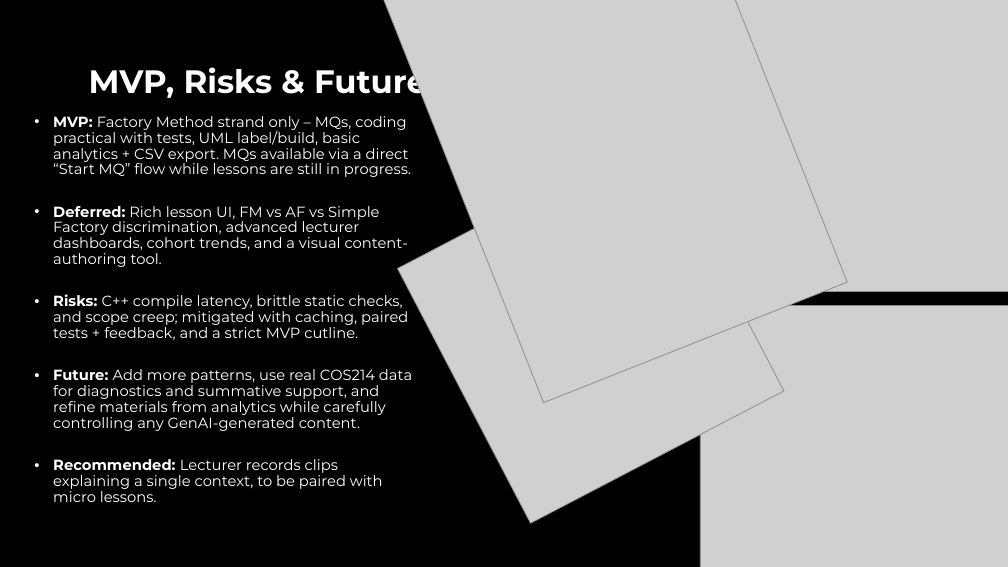
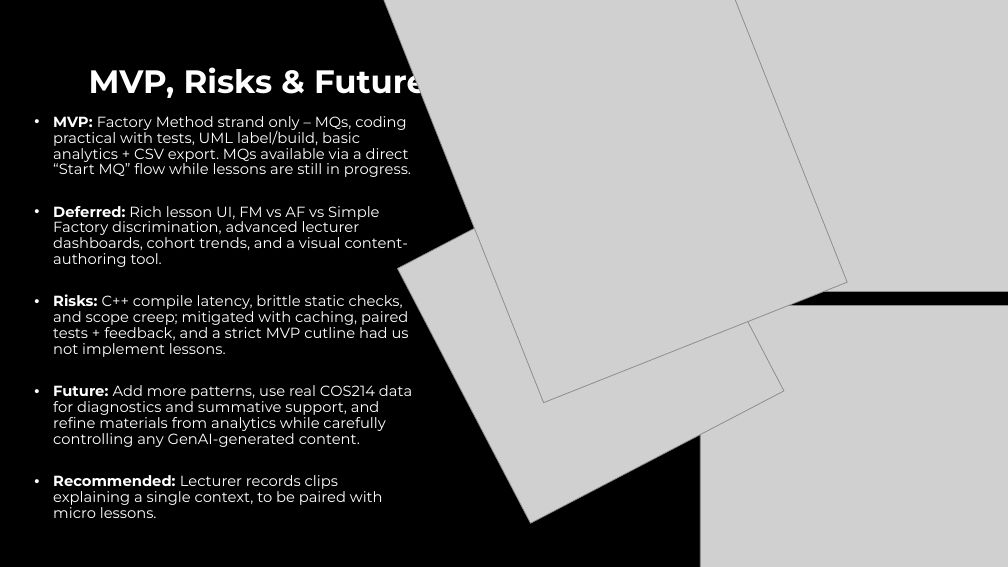
Before and after one commit to ChuufMaster/COS750-project, a slide deck: slide 12 of doc/powerpoint/Group 7 COS750.pptx (slide 11 before the commit). Drawn at 1008x567 pixels with LibreOffice and Linux fonts; fonts in the diff are those of the drawing; grey boxes stand for pictures. Boxes give left, top, right and bottom in pixels: in the first picture for what was removed or moved away, otherwise in the second. Text is boxed around its words. In the diff, an @@ line names an element or a change of style, - is before the commit and + after.

Commit message:
final powerpoint

```diff
--- a/doc/powerpoint/Group 7 COS750.pptx
+++ b/doc/powerpoint/Group 7 COS750.pptx
@@ text at [53,294,409,357]: text changed @@
-• Risks: C++ compile latency, brittle static checks, and scope creep; mitigated with caching, paired tests + feedback, and a strict MVP cutline.
+• Risks: C++ compile latency, brittle static checks, and scope creep; mitigated with caching, paired tests + feedback, and a strict MVP cutline had us not implement lessons.
```
Also in this commit, not shown: 3 other slides changed, 1 slide added.
